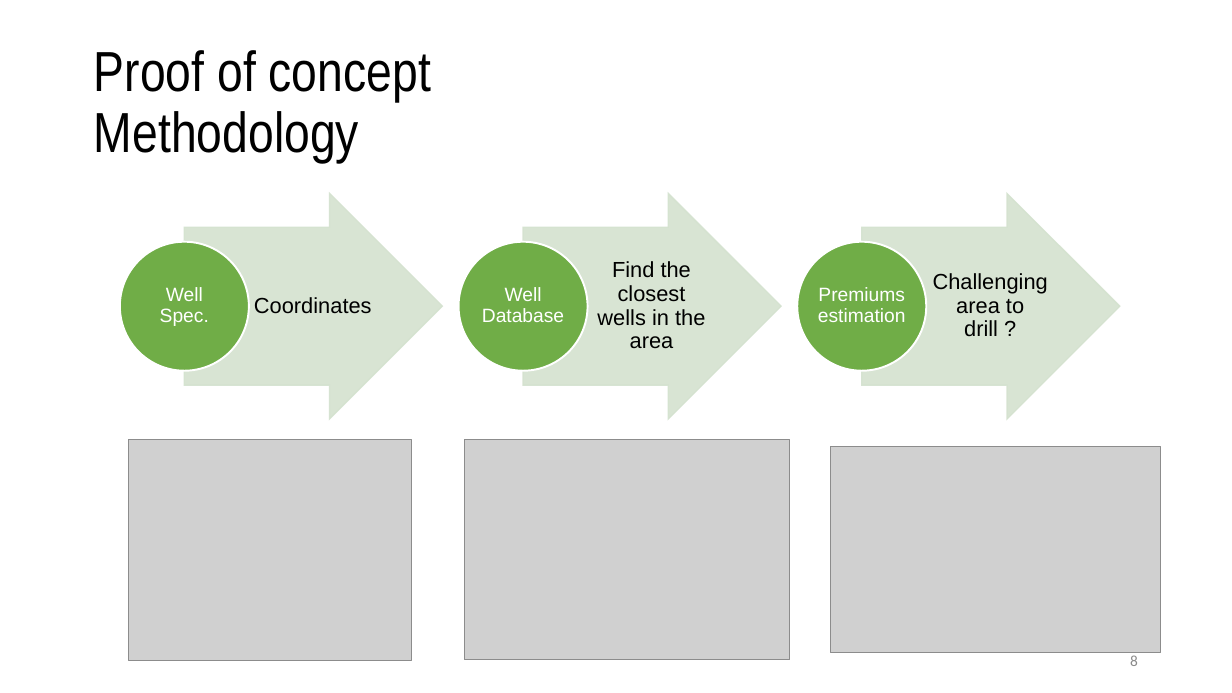
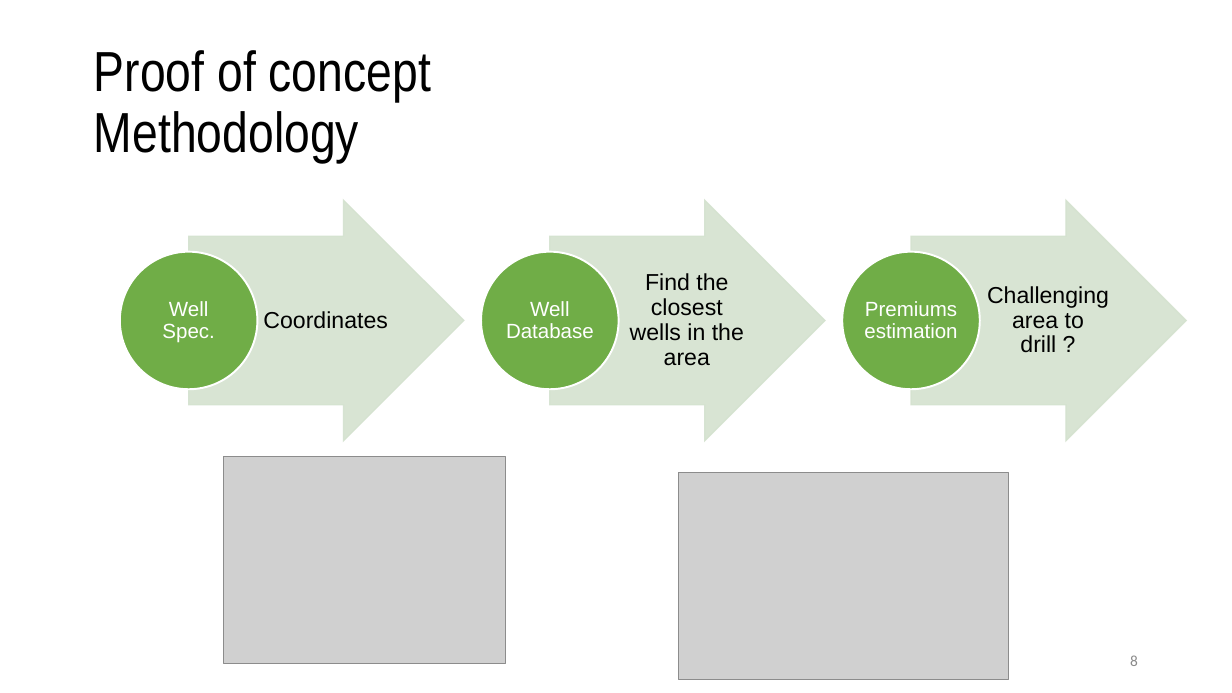
Before and after one commit to frenchie63/Proof_of_Concept, a slide deck: slide 8 of Presentation/Proof_of_concept.pptx. Drawn at 1232x693 pixels with LibreOffice and Linux fonts; fonts in the diff are those of the drawing; grey boxes stand for pictures; background and template pictures are left out. Boxes give left, top, right and bottom in pixels: in the first picture for what was removed or moved away, otherwise in the second. Text is boxed around its words. In the diff, an @@ line names an element or a change of style, - is before the commit and + after.

```diff
--- a/Presentation/Proof_of_concept.pptx
+++ b/Presentation/Proof_of_concept.pptx
@@ right arrow: place and size @@
-right arrow at (185, 193, 443, 419)
+right arrow at (189, 201, 464, 441)
@@ right arrow: place and size @@
-right arrow at (523, 193, 781, 419)
+right arrow at (550, 201, 825, 441)
@@ right arrow: place and size @@
-right arrow at (862, 193, 1120, 419)
+right arrow at (911, 201, 1187, 441)
@@ text "Coordinates": place and size @@
-text "Coordinates" at (254, 297, 372, 314)
+text "Coordinates" at (263, 311, 388, 329)
@@ text "Find the closest wells in ...": place and size @@
-text "Find the closest wells in ..." at (597, 261, 705, 349)
+text "Find the closest wells in ..." at (630, 273, 744, 366)
@@ size 17 to 18 pt in 3 elements at (263, 311, 388, 329), (630, 273, 744, 366), (987, 286, 1109, 353) @@
@@ text "Challenging area to drill ?": place and size @@
-text "Challenging area to drill ?" at (933, 273, 1048, 337)
+text "Challenging area to drill ?" at (987, 286, 1109, 353)
@@ ellipse: place and size @@
-ellipse at (120, 242, 250, 372)
+ellipse at (120, 251, 258, 389)
@@ ellipse: place and size @@
-ellipse at (458, 242, 588, 372)
+ellipse at (482, 251, 619, 389)
@@ ellipse: place and size @@
-ellipse at (798, 242, 927, 372)
+ellipse at (843, 251, 981, 389)
@@ text "Well Spec.": place and size @@
-text "Well Spec." at (160, 287, 209, 326)
+text "Well Spec." at (162, 301, 214, 343)
@@ text "Well Database": place and size @@
-text "Well Database" at (482, 287, 564, 322)
+text "Well Database" at (506, 301, 594, 338)
@@ size 15 to 16 pt in 3 elements at (162, 301, 214, 343), (506, 301, 594, 338), (864, 301, 957, 338) @@
@@ text "Premiums estimation": place and size @@
-text "Premiums estimation" at (818, 287, 906, 322)
+text "Premiums estimation" at (864, 301, 957, 338)
@@ picture removed at (128, 439, 411, 660) @@
@@ picture removed at (464, 439, 789, 660) @@
@@ picture added at (224, 457, 506, 664) @@
@@ picture: place and size @@
-picture at (831, 446, 1161, 653)
+picture at (679, 473, 1009, 679)
```
Also in this commit, not shown: 2 other slides changed, 1 slide added, 17 other files.
